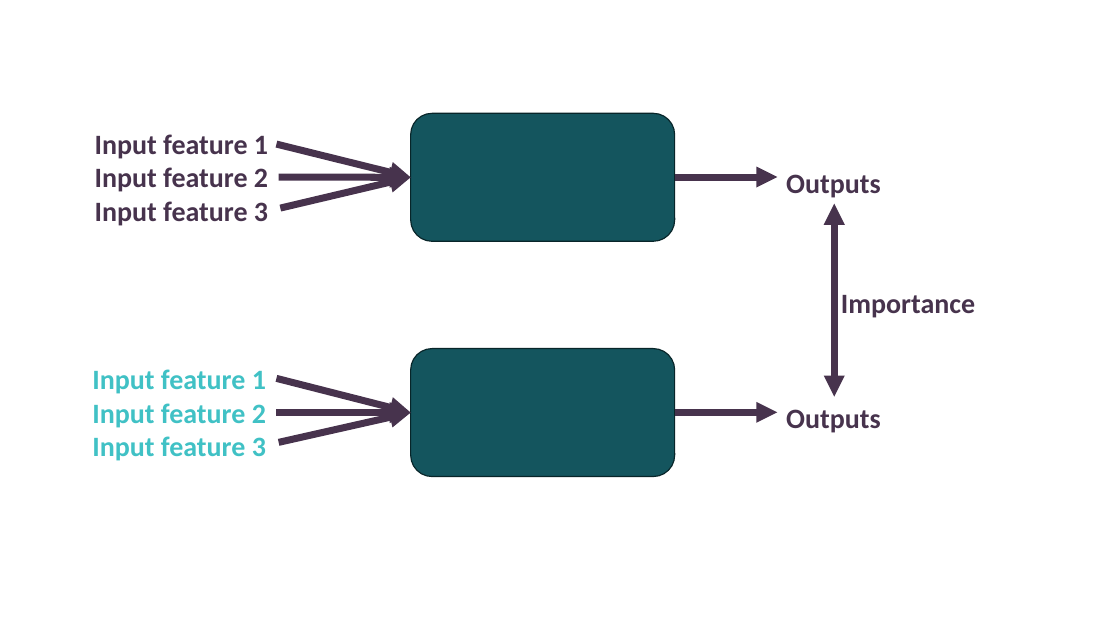
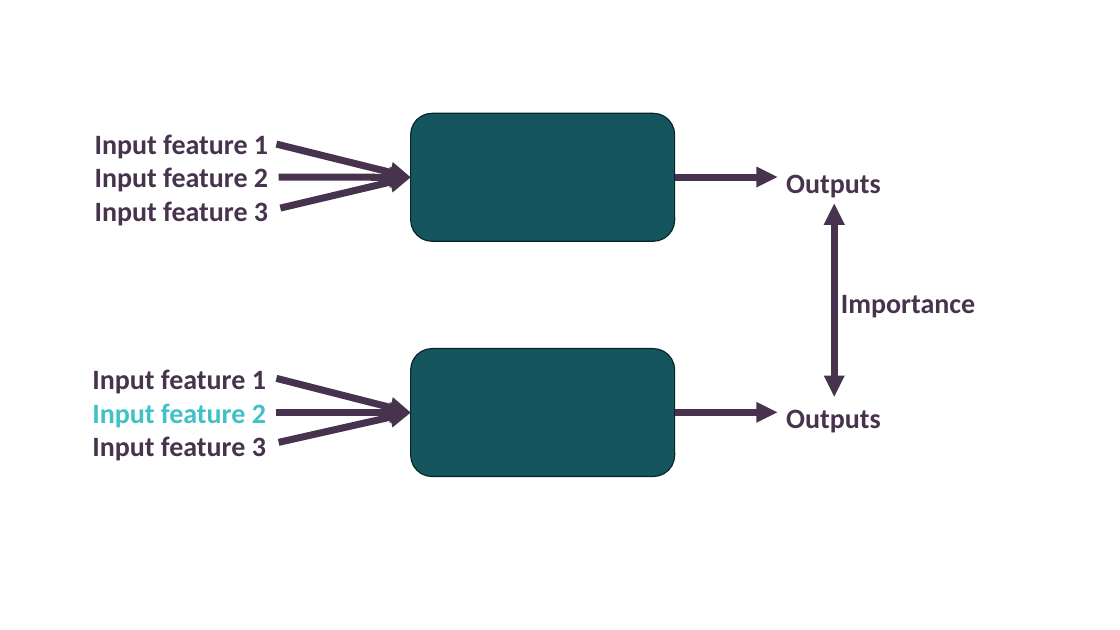
Before and after one commit to oriol-pomarol/codegeo_workshops, a slide deck: slide 15 of 2_feature_importance/feature_importance.pptx (slide 14 before the commit). Drawn at 1120x630 pixels with LibreOffice and Linux fonts; fonts in the diff are those of the drawing; background and template pictures are left out. Boxes give left, top, right and bottom in pixels: in the first picture for what was removed or moved away, otherwise in the second. Text is boxed around its words. In the diff, an @@ line names an element or a change of style, - is before the commit and + after.

```diff
--- a/2_feature_importance/feature_importance.pptx
+++ b/2_feature_importance/feature_importance.pptx
@@ text at box(92, 369, 266, 461): text colour #40C1C5 to #47334D in "Input feature 1", "Input feature 3" @@
```
Also in this commit, not shown: 1 other slide changed, 8 slides added, 1 other file.
